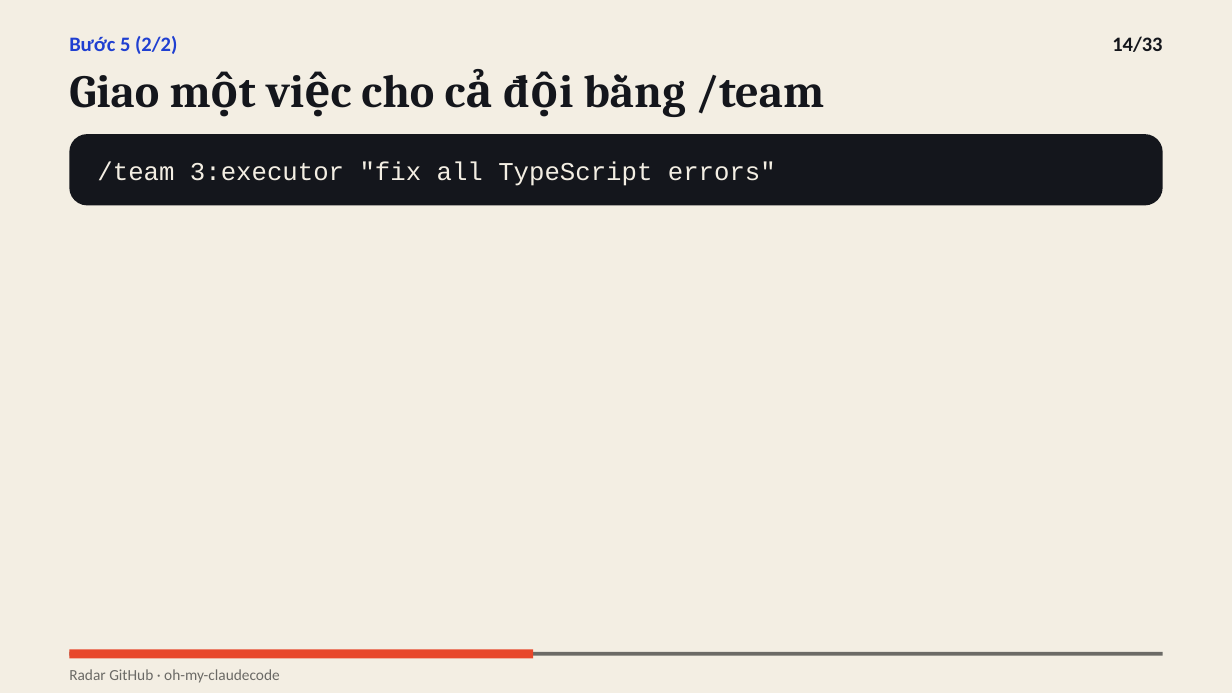
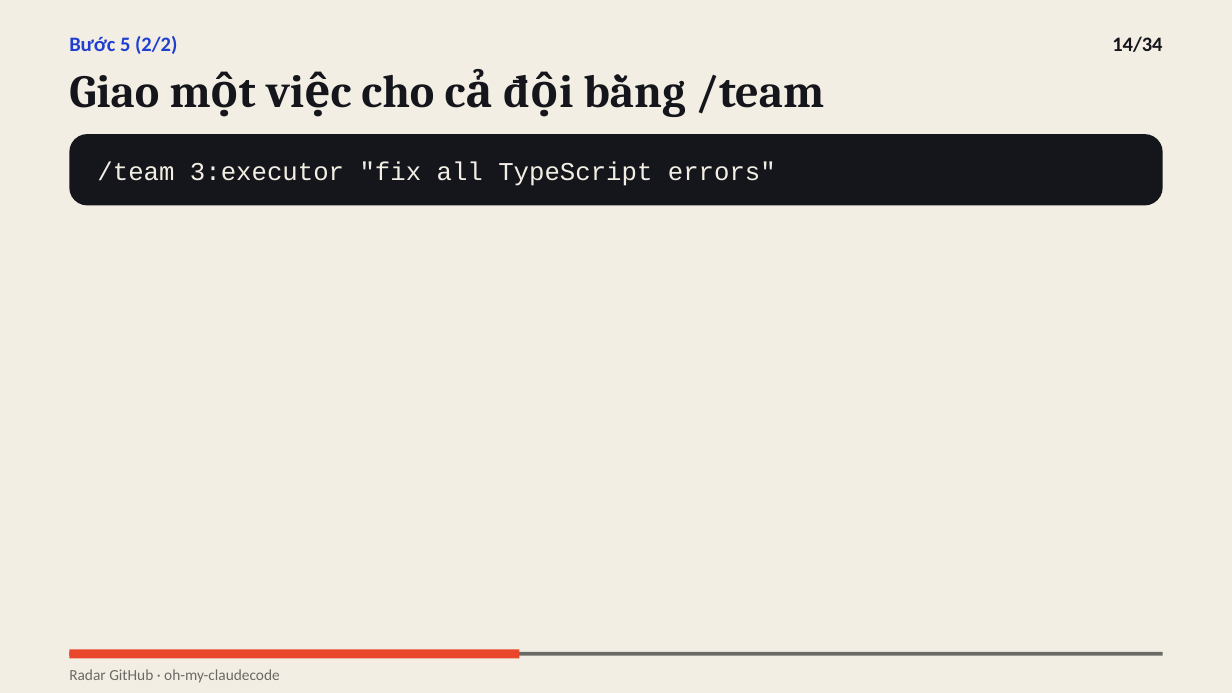
Before and after one commit to vohoailinh90/Github-radar, a slide deck: slide 14 of digests/2026-10-17-4/oh-my-claudecode/slides-vi.pptx. Drawn at 1232x693 pixels with LibreOffice and Linux fonts; fonts in the diff are those of the drawing. Boxes give left, top, right and bottom in pixels: in the first picture for what was removed or moved away, otherwise in the second. Text is boxed around its words. In the diff, an @@ line names an element or a change of style, - is before the commit and + after.

```diff
--- a/digests/2026-10-17-4/oh-my-claudecode/slides-vi.pptx
+++ b/digests/2026-10-17-4/oh-my-claudecode/slides-vi.pptx
@@ text at [1112,36,1162,52]: text changed @@
-14/33
+14/34
@@ rectangle: place and size @@
-rectangle at [69,650,533,659]
+rectangle at [69,650,519,659]
```
Also in this commit, not shown: 32 other slides changed, 1 slide added, 2 other files.
